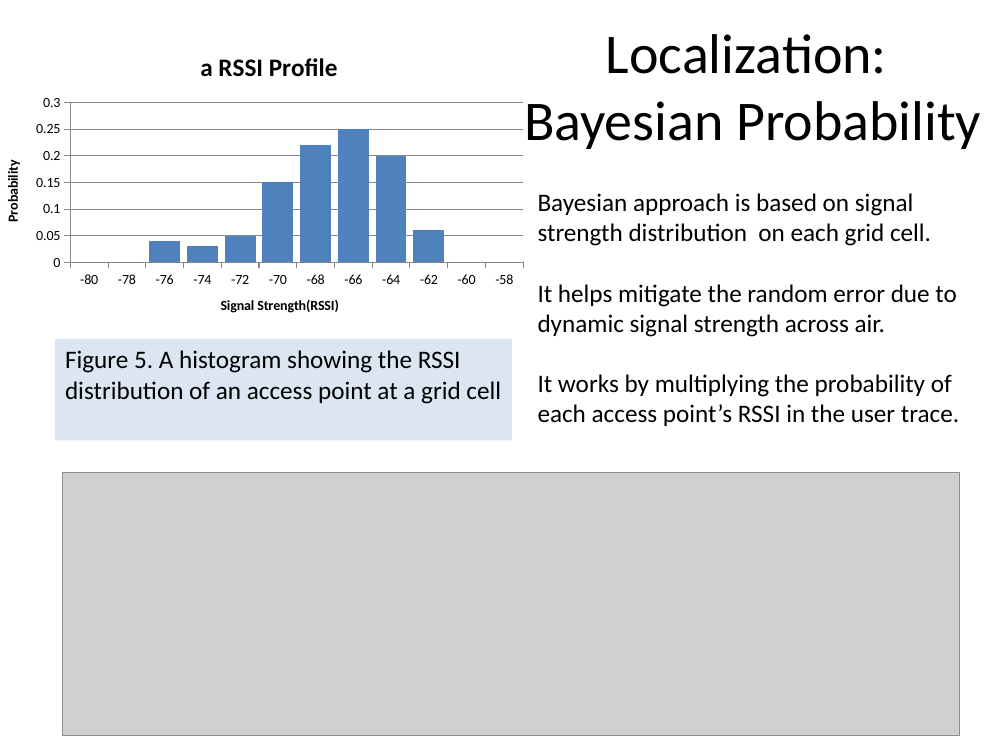
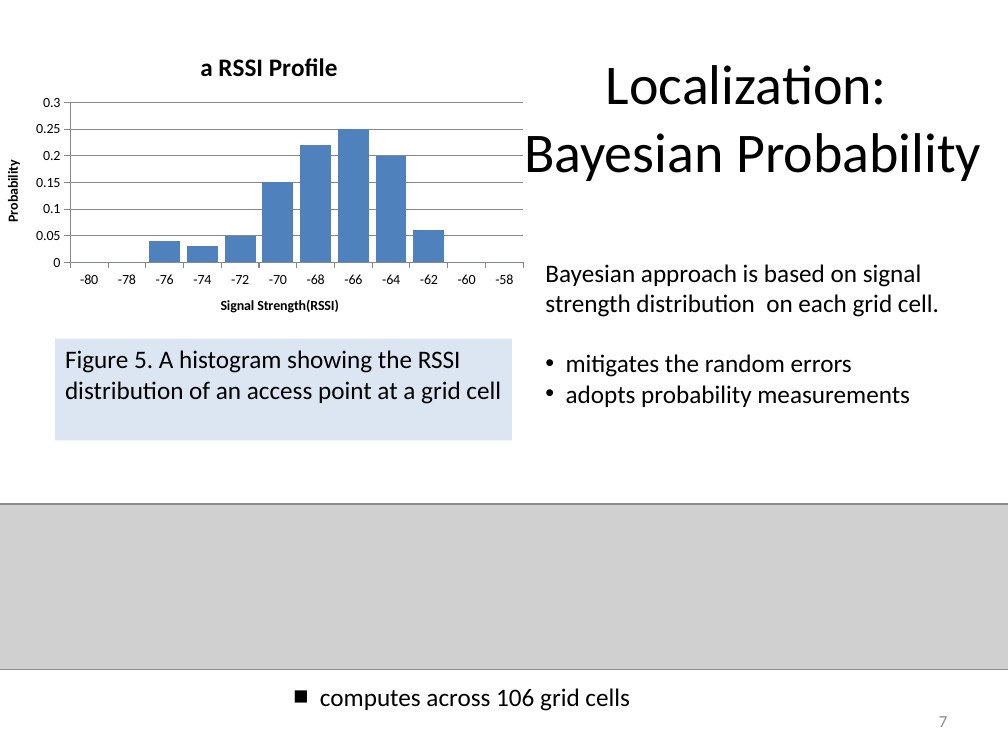
Before and after one commit to venkinarla/qya2, a slide deck: slide 7 of Final Year Porject (QYA2).pptx. Drawn at 1008x756 pixels with LibreOffice and Linux fonts; fonts in the diff are those of the drawing; grey boxes stand for pictures. Boxes give left, top, right and bottom in pixels: in the first picture for what was removed or moved away, otherwise in the second. Text is boxed around its words. In the diff, an @@ line names an element or a change of style, - is before the commit and + after.

```diff
--- a/Final Year Porject (QYA2).pptx
+++ b/Final Year Porject (QYA2).pptx
@@ title "Localization: Bayesian Probability" moved from (x1=524, y1=34, x2=981, y2=149) to (x1=524, y1=65, x2=981, y2=181) @@
@@ text "Bayesian approach is based on ..." moved from (x1=538, y1=193, x2=959, y2=426) to (x1=545, y1=264, x2=939, y2=407) @@
@@ text at (x1=566, y1=354, x2=910, y2=407): text changed @@
-It helps mitigate the random error due to dynamic signal strength across air.
-It works by multiplying the probability of each access point’s RSSI in the user trace.
+• mitigates the random errors
+• adopts probability measurements
@@ picture resized from (x1=62, y1=473, x2=959, y2=736) to (x1=0, y1=504, x2=1008, y2=669) @@
@@ text added at (x1=320, y1=688, x2=630, y2=711), 18 pt, text #000000 @@
+■ computes across 106 grid cells
@@ page number added at (x1=939, y1=716, x2=947, y2=727), 12 pt, text #8C8C8C @@
+7
```
Also in this commit, not shown: 7 other slides changed, 5 slides added, 1 other file.
